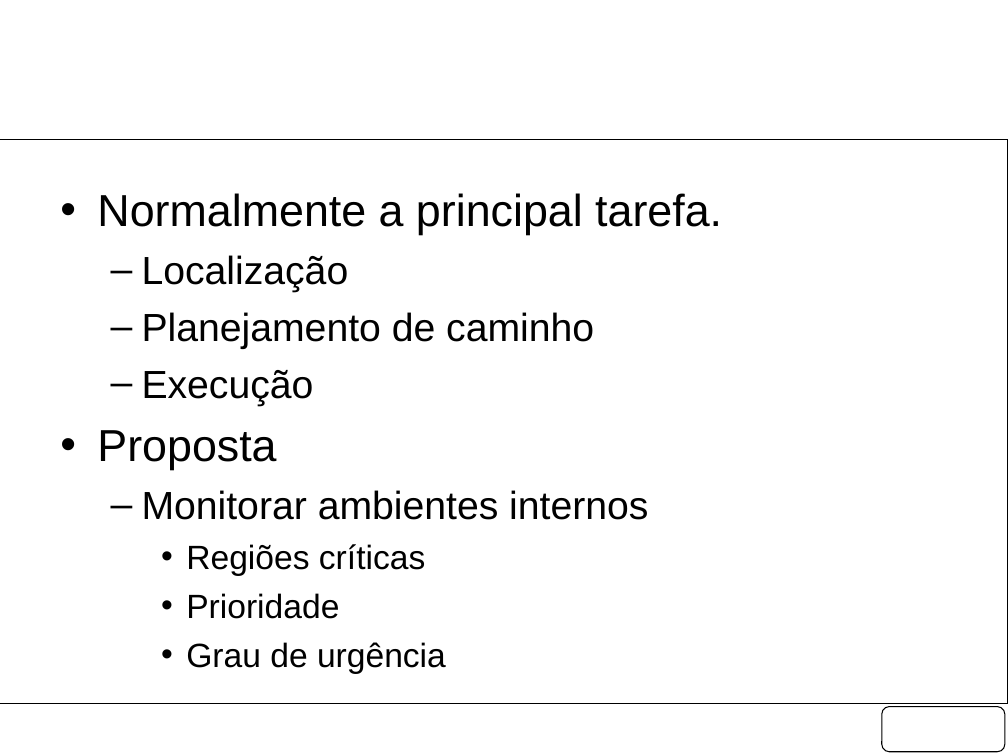
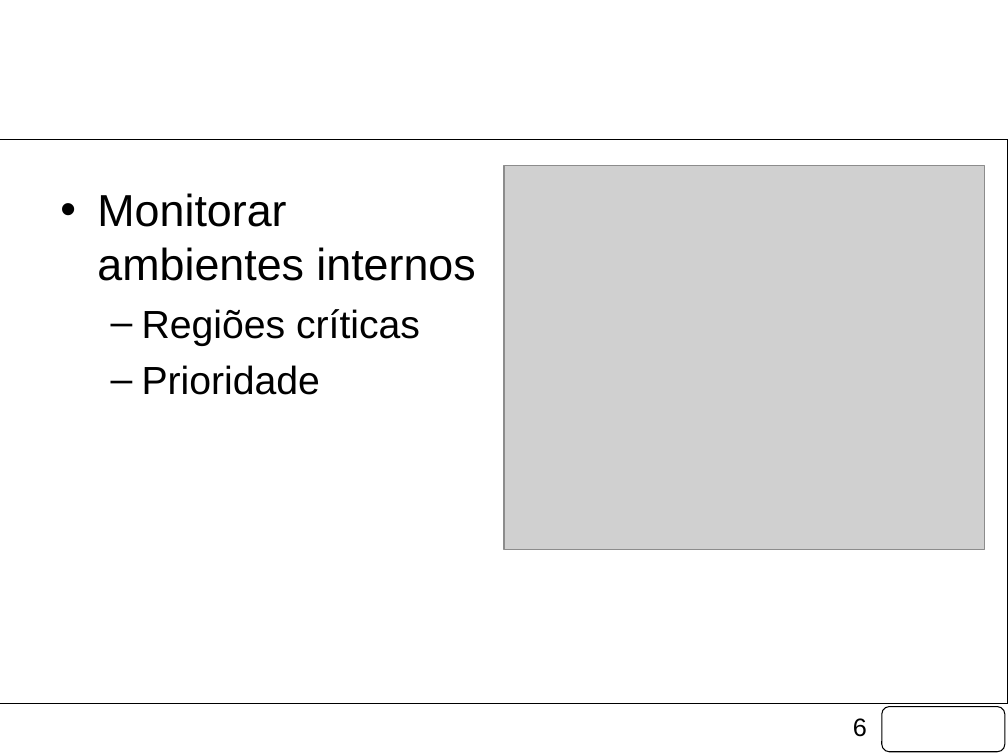
Before and after one commit to fongoses/robo2, a slide deck: slide 6 of documentos/Apresentação Março.pptx. Drawn at 1008x756 pixels with LibreOffice and Linux fonts; fonts in the diff are those of the drawing; grey boxes stand for pictures; background and template pictures are left out. Boxes give left, top, right and bottom in pixels: in the first picture for what was removed or moved away, otherwise in the second. Text is boxed around its words. In the diff, an @@ line names an element or a change of style, - is before the commit and + after.

```diff
--- a/documentos/Apresentação Março.pptx
+++ b/documentos/Apresentação Março.pptx
@@ text "Monitorar ambientes internos" at [97,193,475,395]: size 28 to 32 pt in "Monitorar ambientes internos"; size 24 to 28 pt in "Regiões críticas", "Prioridade"; bullet – to •; list level 2 to 1 in "Monitorar ambientes internos"; bullet • to –; list level 3 to 2 in "Regiões críticas"; list level 3 to 2 in "Prioridade" @@
@@ picture added at [504,165,985,549] @@
@@ text at [97,193,722,470]: paragraphs removed @@
-• Normalmente a principal tarefa.
-  – Localização
-  – Planejamento de caminho
-  – Execução
-• Proposta
@@ text at [186,642,446,674]: paragraph removed @@
-    • Grau de urgência
@@ page number added at [853,718,867,737], 18 pt, text #000000 @@
+6
```
Also in this commit, not shown: 15 other slides changed, 11 slides added, 1 slide removed, 15 other files.
